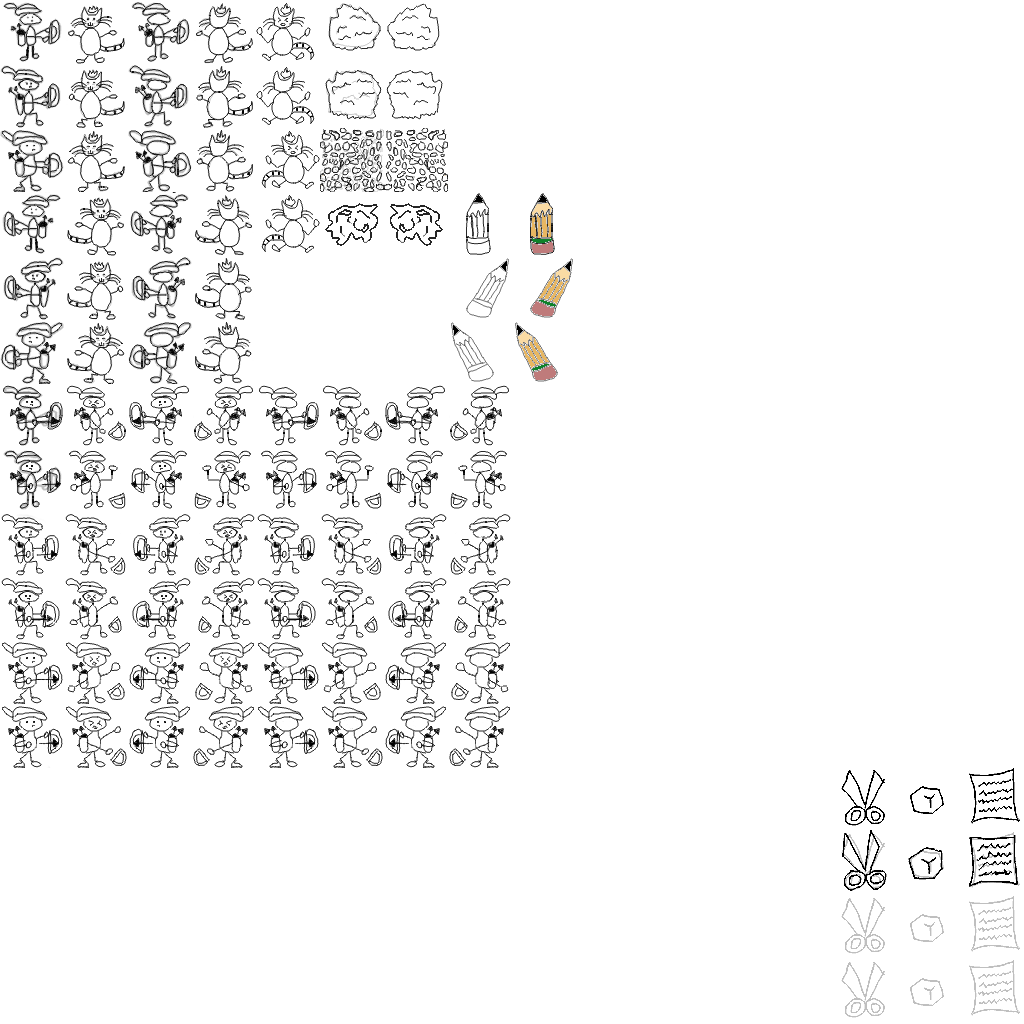
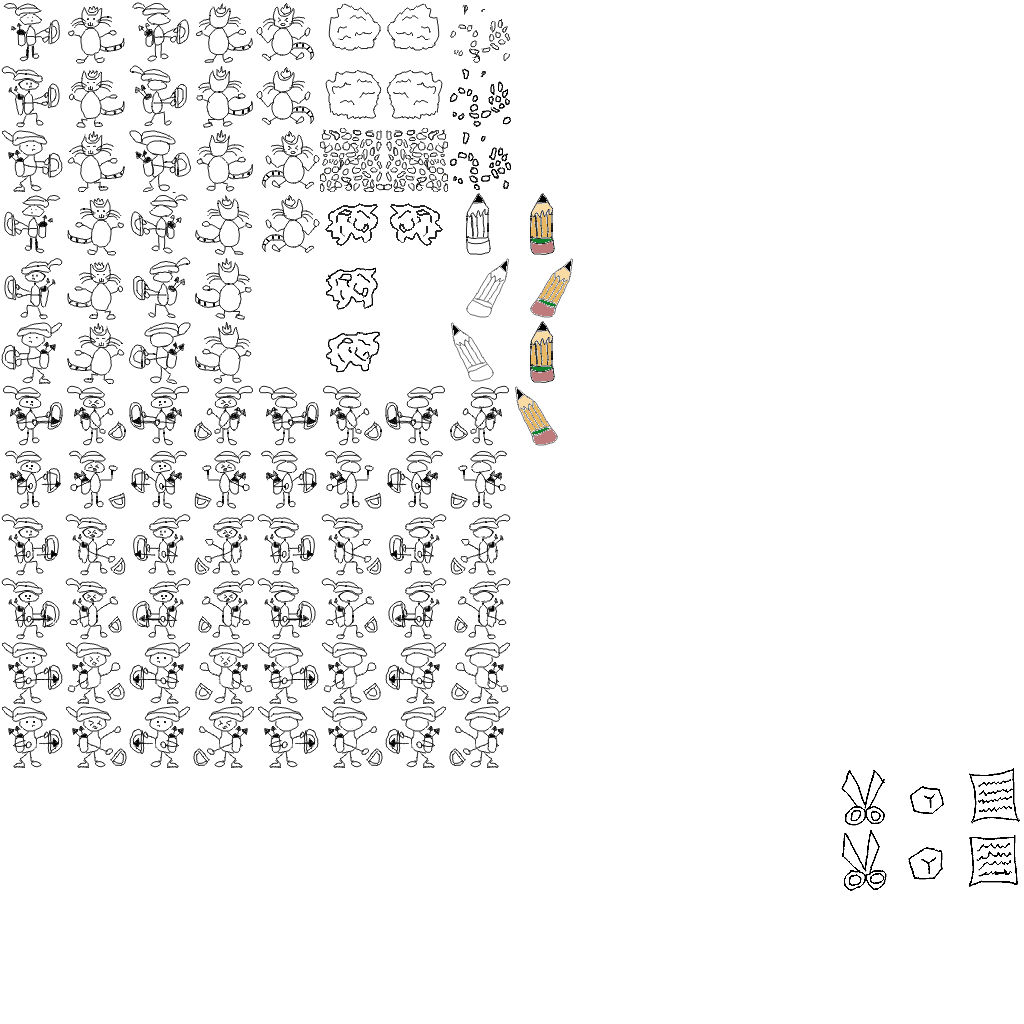
Two versions of the same layered image (1024px x 1024px). Layer-by-layer changes:
painted on "Draw_Layer" over [326, 5, 558, 446]
hid "Trace_Layer_DrawLocked", painted on it over [0, 2, 1020, 1018]
